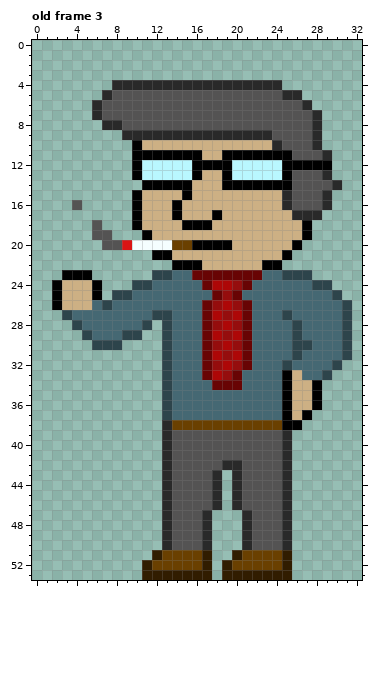
Pixel-art file -- WIP/Bozzie2_2.aseprite. The picture above is the old version.
33x54 pixels, 3 frames. Shown: old frame 3. The commit also changed other frames, which this record leaves out.
After the commit:
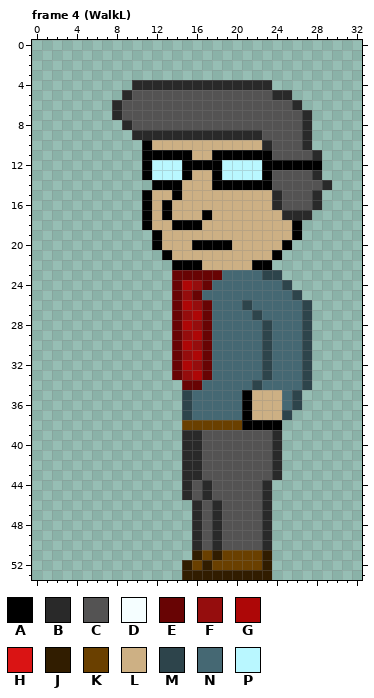
Palette (. is transparent): A #000000  B #292929  C #545353  D #f5feff  E #680404  F #950d0d  G #ad0707  H #da1414  J #311d00  K #6a4000  L #cdb084  M #2d444b  N #456873  P #b9f7ff
A new or re-ordered frame is compared with the old frame closest to it.
Difference:
frames 3 -> 15
Frame 4 (WalkL) is new; against old frame 3:
y 4: x 8..9 BB -> ..; x 24 B -> .
y 5: x 7..9 BCC -> ..B; x 24 C -> B; x 26 B -> .
y 6: x 6..8 BCC -> ..B; x 26..27 CB -> B.
y 7: x 6..8 BCC -> ..B; x 27..28 CB -> B.
y 8: x 7..9 BBC -> ..B; x 27..28 CB -> B.
y 9: x 9 B -> .; x 23 B -> C; x 27..28 CB -> B.
y 10: x 10..11 AL -> .A; x 23..24 LB -> BC; x 27..28 CB -> B.
y 11: x 10 A -> .; x 16 A -> L; x 18 L -> A; x 24..25 AA -> CC; x 28..29 CB -> B.
y 12: x 10..11 AP -> .A; x 15 P -> A; x 19 A -> P; x 23..24 PP -> AA; x 29 A -> .
y 13: x 10..11 AP -> .A; x 15..16 PA -> AL; x 18..19 LA -> AP; x 23..25 PPA -> ACC; x 28..29 CB -> B.
y 14: x 11 A -> .; x 15 A -> L; x 18 L -> A; x 24..25 AA -> CC; x 29..30 CB -> B.
y 15: x 10..11 AL -> .A; x 14..15 LA -> AL; x 24..25 LB -> BC; x 28..29 CB -> B.
y 16: x 4 C -> .; x 10..11 AL -> .A; x 13..14 LA -> AL; x 24..25 LB -> BC; x 28..29 CB -> B.
y 17: x 10..11 AL -> .A; x 13..14 LA -> AL; x 17..18 LA -> AL; x 25 L -> B; x 28 B -> .
y 18: x 6 C -> .; x 10..11 AL -> .A; x 14 L -> A; x 17 A -> L; x 26..27 LA -> A.
y 19: x 6..7 CC -> ..; x 11..12 AL -> .A; x 26..27 LA -> A.
y 20: x 7..15 CCHDDDDKK -> .....ALLL; x 25..26 LA -> A.
y 21: x 12 A -> .; x 24..25 LA -> A.
y 22: x 22 L -> A; x 24 A -> .
y 23: x 3..5 AAA -> ...; x 12..15 MMNN -> ..EE; x 19..27 EEEENNMMM -> NNNNMM...
y 24: x 2..6 ALLLA -> .....; x 10..16 MMNNNNN -> ....EGF; x 18..21 GGFE -> NNNN; x 25..29 NNNMM -> M....
y 25: x 2..6 ALLLA -> .....; x 8..16 MMNNNNNNN -> ......EFE; x 18..20 EFE -> NNN; x 26..30 NNNNM -> M....
y 26: x 2..16 ALLLNMNNNNNNNNN -> ............EGF; x 18..21 FGFE -> NNNM; x 27..31 NNNNM -> M....
y 27: x 3..16 MNNNNNNNNMMNNN -> ...........EFG; x 18..22 GFGEN -> NNNNM; x 25 M -> N; x 27..31 NNNNM -> M....
y 28: x 4..11 MNNNNNNM -> ........; x 13..16 MNNN -> .EGF; x 18..21 FGFE -> NNNN; x 23 N -> M; x 26..31 MNNNNM -> NM....
y 29: x 5..10 MNNNMM -> ......; x 13..16 MNNN -> .EFG; x 18..21 GFGE -> NNNN; x 23 N -> M; x 26..31 MNNNNM -> NM....
y 30: x 6..8 MMM -> ...; x 13..16 MNNN -> .EGF; x 18..21 FGFE -> NNNN; x 23 N -> M; x 26 M -> N; x 28..31 NNNM -> ....
y 31: x 13..16 MNNN -> .EFG; x 18..21 GFGE -> NNNN; x 23 N -> M; x 26..31 MNNNNM -> NM....
y 32: x 13..16 MNNN -> .EGF; x 18..21 FGFE -> NNNN; x 23 N -> M; x 25 M -> N; x 27..30 NNNM -> M...
y 33: x 13..16 MNNN -> .EFG; x 18..20 GFE -> NNN; x 23 N -> M; x 25..29 ALNNM -> NNM..
y 34: x 13..16 MNNN -> ..EE; x 18..20 EEE -> NNN; x 22 N -> M; x 25..28 ALLA -> NNM.
y 35..36: x 13..15 MNN -> ..M; x 21..28 NNNNALLA -> ALLLNM..
y 37: x 13..15 MNN -> ..M; x 21..27 NNNNALA -> ALLLM..
y 38: x 13..14 BK -> ..; x 21..26 KKKKAA -> AAAA..
y 39..41: x 13..16 BCCC -> ..BB; x 24..25 CB -> B.
y 42: x 13..16 BCCC -> ..BB; x 19..20 BB -> CC; x 24..25 CB -> B.
y 43: x 13..16 BCCC -> ..BB; x 18..20 B.B -> CCC; x 24..25 CB -> B.
y 44..45: x 13..15 BCC -> ..B; x 17..20 CB.B -> BCCC; x 23..25 CCB -> B..
y 46: x 13..16 BCCC -> ...B; x 19..20 .B -> CC; x 23..25 CCB -> B..
y 47..50: x 13..21 BCCCB...B -> ...BCBCCC; x 23..25 CCB -> B..
y 51: x 12..20 JKKKKJ..J -> ....JKJKK; x 23..25 KKJ -> J..
y 52: x 11..15 JKKKK -> ....J; x 18..19 .J -> KK; x 23..25 KKJ -> J..
y 53: x 11..14 JJJJ -> ....; x 18 . -> J; x 24..25 JJ -> ..
